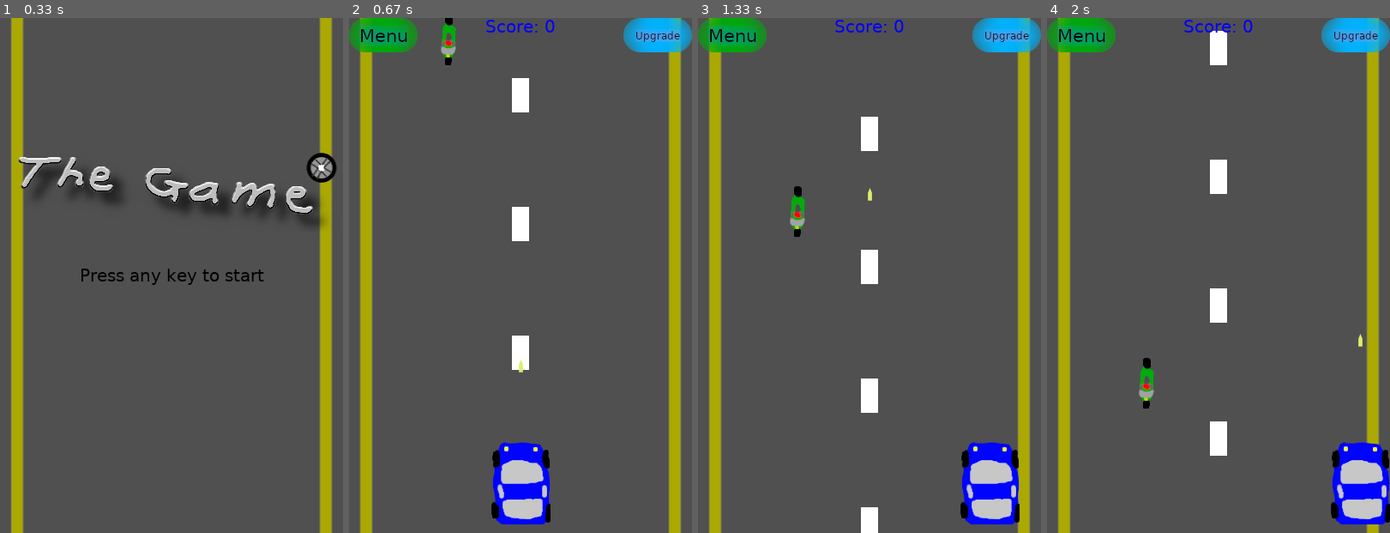
Above: before the commit, frames 1-4 (left to right).
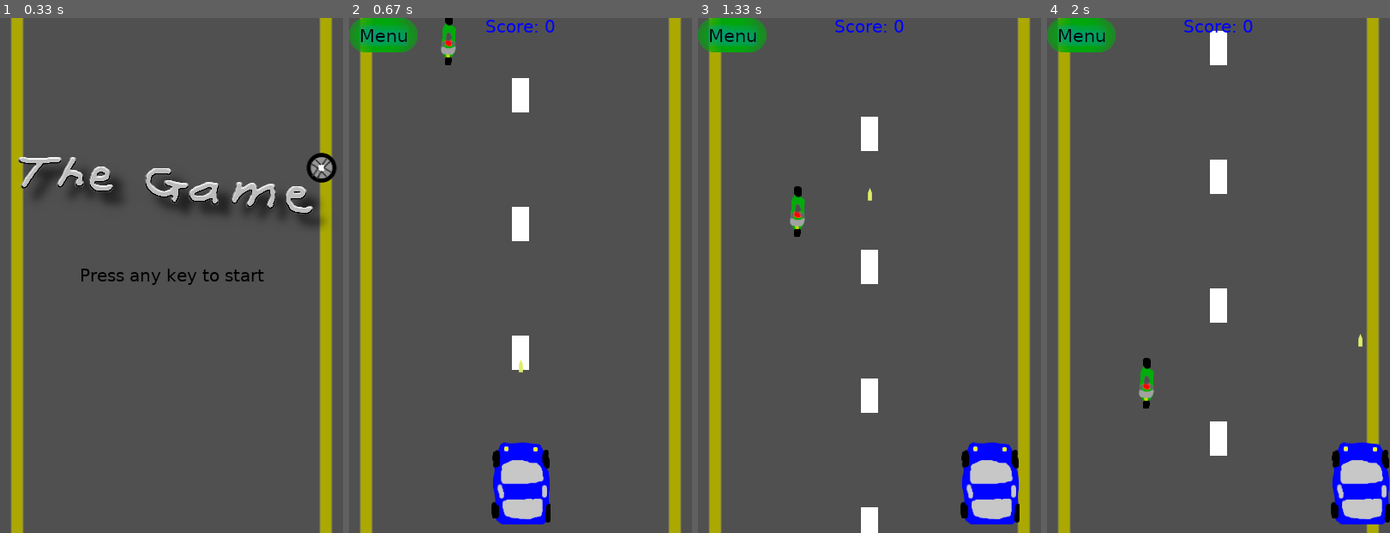
Above: after the commit, the same moments.

Repository: mnguyen4/learning-py-game
Game: pygame game, started from src/game_main_2.py
Two runs of this game, one before a commit and one after it. Both use one fixed random seed, a clock stepped at 60 frames per second and the inputs below.
Inputs (mouse positions are in pixels of both pictures, inside the frame that each line leads up to):
- Up to frame 1 (0.33 s): no input
- Up to frame 2 (0.67 s): tap Space at 0.33 s
- Up to frame 3 (1.33 s): hold Right 0.67-1.13 s; tap Space at 0.73, 1.03 s; click (979, 260) at 1.22 s
- Up to frame 4 (2 s): hold Right 1.5-1.97 s; tap Space at 1.57, 1.87 s

Frame 1 is identical in both runs. In frame 2, 1.2% of the frame differs, in the area x 80-100%, y 0-7%; in frame 3, 1.2%; in frame 4, 1.2%.

Commit message:
Disable upgrade menu when upgrade points is 0.

Diff:
--- a/src/game_functions.py
+++ b/src/game_functions.py
@@ -114,5 +114,6 @@
     menu_btn = Button(game_state.MENU_IMG, 40, 20)
     game_surface.blit(menu_btn.image, menu_btn.rect)
     # display upgrade button
-    upgrade_btn = Button(game_state.UPGRADE_IMG, game_state.SCREEN_WIDTH - 40, 20)
-    game_surface.blit(upgrade_btn.image, upgrade_btn.rect)
+    if game_state.UPGRADE_PTS > 0:
+        upgrade_btn = Button(game_state.UPGRADE_IMG, game_state.SCREEN_WIDTH - 40, 20)
+        game_surface.blit(upgrade_btn.image, upgrade_btn.rect)
--- a/src/game_main_2.py
+++ b/src/game_main_2.py
@@ -42,14 +42,14 @@
             if 0 <= mouse[0] <= 80 and 0 <= mouse[1] <= 40:
                 game_state.MENU = True
                 game_functions.menu(DISPLAY_SURF)
-            if game_state.SCREEN_WIDTH - 80 <= mouse[0] <= game_state.SCREEN_WIDTH and 0 <= mouse[1] <= 40:
+            if game_state.SCREEN_WIDTH - 80 <= mouse[0] <= game_state.SCREEN_WIDTH and 0 <= mouse[1] <= 40 and game_state.UPGRADE_PTS > 0:
                 game_state.UPGRADE_MENU = True
                 game_functions.upgrade_menu(DISPLAY_SURF)
         if event.type == pygame.KEYDOWN:
             if event.key == pygame.K_ESCAPE:
                 game_state.MENU = True
                 game_functions.menu(DISPLAY_SURF)
-            if event.key == pygame.K_u:
+            if event.key == pygame.K_u and game_state.UPGRADE_PTS > 0:
                 game_state.UPGRADE_MENU = True
                 game_functions.upgrade_menu(DISPLAY_SURF)
         if event.type == game_state.SPAWN_ENEMY:
